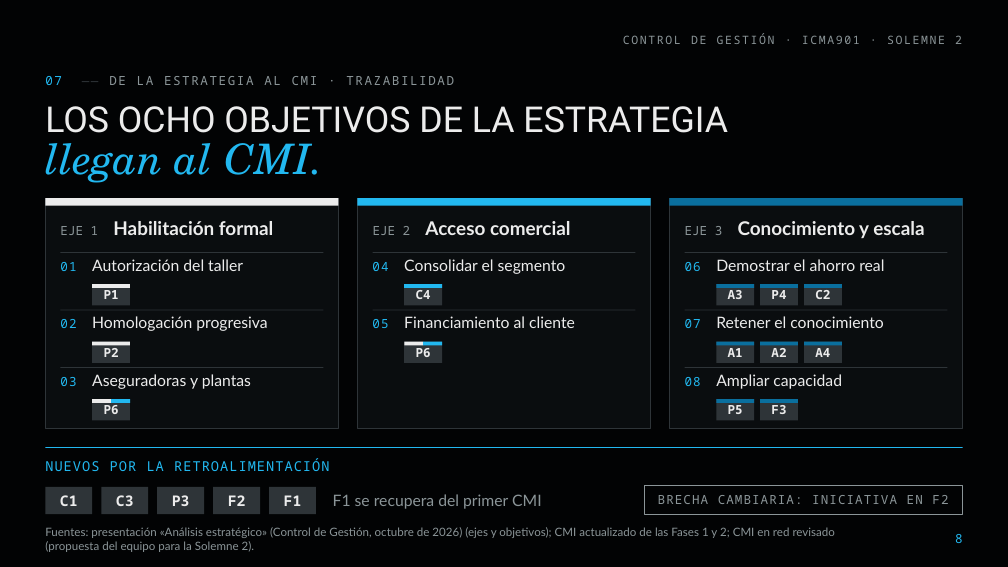
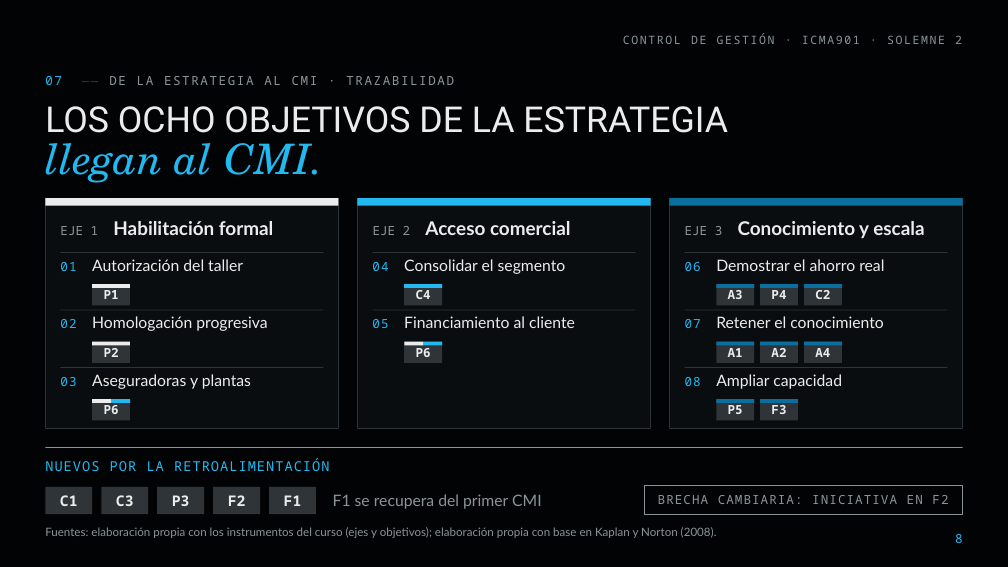
Before and after one commit to diegoaam0109-ux/lumine, a slide deck: slide 8 of solemne-2/Lumine_Solemne2_CMI_Control_de_Gestion.pptx. Drawn at 1008x567 pixels with LibreOffice and Linux fonts; fonts in the diff are those of the drawing; background and template pictures are left out. Boxes give left, top, right and bottom in pixels: in the first picture for what was removed or moved away, otherwise in the second. Text is boxed around its words. In the diff, an @@ line names an element or a change of style, - is before the commit and + after.

```diff
--- a/solemne-2/Lumine_Solemne2_CMI_Control_de_Gestion.pptx
+++ b/solemne-2/Lumine_Solemne2_CMI_Control_de_Gestion.pptx
@@ text at box(45, 527, 717, 538): text changed @@
-Fuentes: presentación «Análisis estratégico» (Control de Gestión, octubre de 2026) (ejes y objetivos); CMI actualizado de las Fases 1 y 2; CMI en red revisado (propuesta del equipo para la Solemne 2).
+Fuentes: elaboración propia con los instrumentos del curso (ejes y objetivos); elaboración propia con base en Kaplan y Norton (2008).
```
Also in this commit, not shown: 26 other slides changed, 24 other files.
